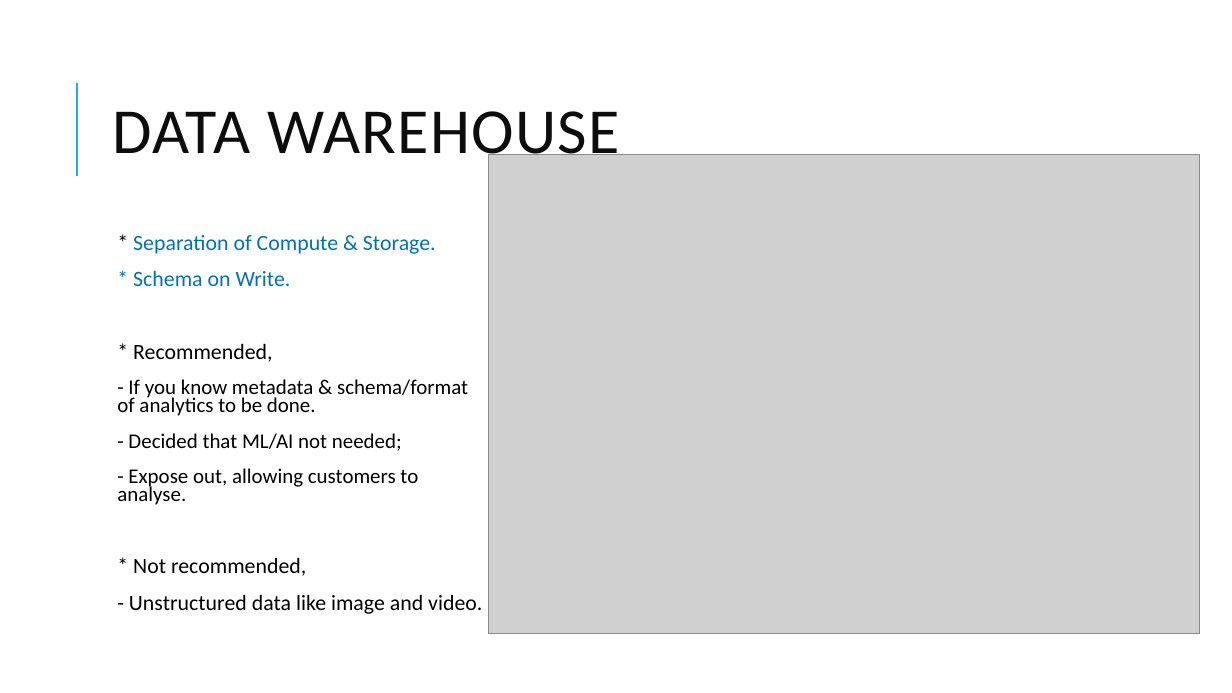
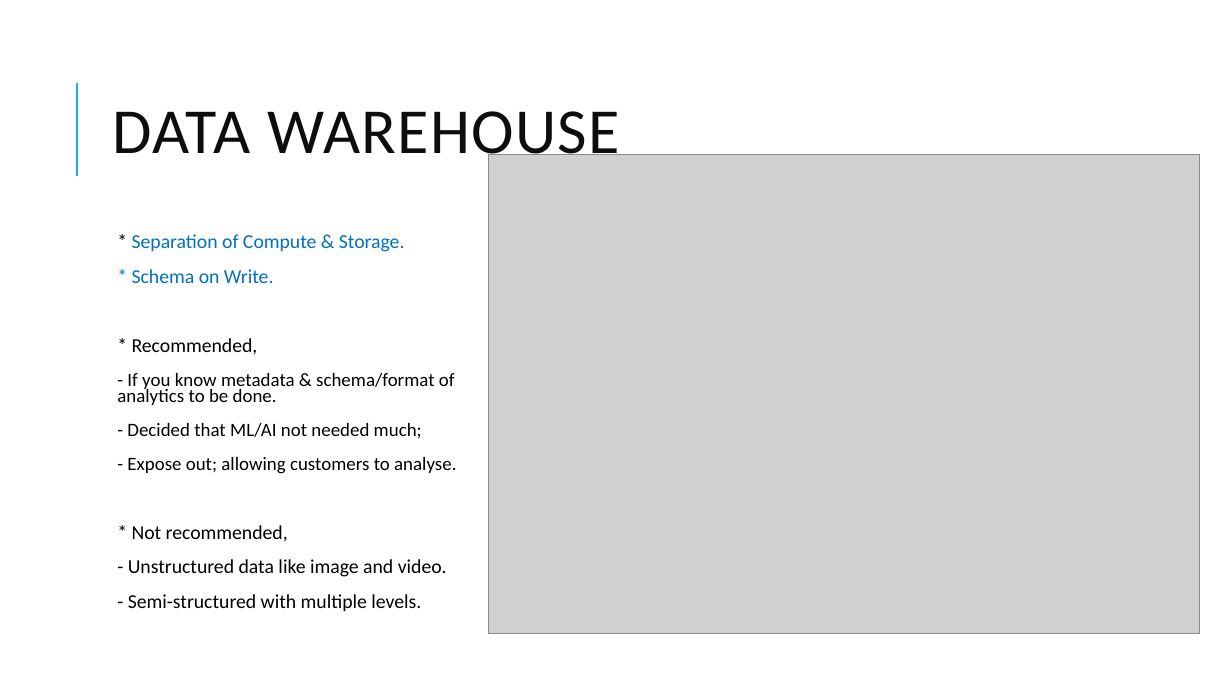
Before and after one commit to dinesarun/common, a slide deck: slide 7 of sessions/ChennaiAzureUserGroup/Snowflake_DW/Snowflake data warehouse.pptx. Drawn at 1232x693 pixels with LibreOffice and Linux fonts; fonts in the diff are those of the drawing; grey boxes stand for pictures. Boxes give left, top, right and bottom in pixels: in the first picture for what was removed or moved away, otherwise in the second. Text is boxed around its words. In the diff, an @@ line names an element or a change of style, - is before the commit and + after.

```diff
--- a/sessions/ChennaiAzureUserGroup/Snowflake_DW/Snowflake data warehouse.pptx
+++ b/sessions/ChennaiAzureUserGroup/Snowflake_DW/Snowflake data warehouse.pptx
@@ text at box(117, 234, 455, 577): size 17.1 to 15.4 pt in "* Separation of Compute & Storage.", "* Schema on Write.", "* Recommended,", "* Not recommended," and 1 more places; size 16.3 to 14.7 pt in "- If you know metadata & schema/format ..." @@
@@ text at box(127, 423, 456, 474): text changed; size 16.3 to 14.7 pt @@
-  - Decided that ML/AI not needed;
-  - Expose out, allowing customers to analyse.
+  - Decided that ML/AI not needed much;
+  - Expose out; allowing customers to analyse.
@@ text at box(128, 594, 421, 612): paragraph added @@
+  - Semi-structured with multiple levels.
```
Also in this commit, not shown: 6 other slides changed, 3 slides added, 2 other files.
